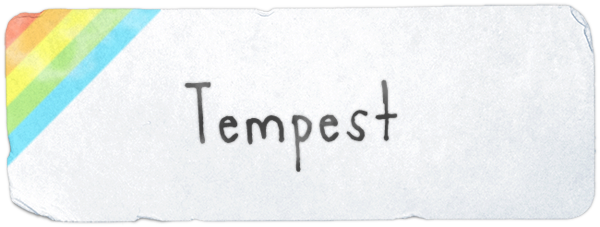
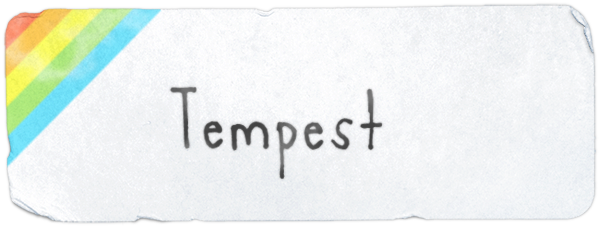
Before/after of a 600 x 227 layered artwork. What changed in the layer stack:
renamed "Layer 3 copy" to "Color Stripes", opacity 90% → 87% over 4, 8, 161, 167
renamed "Layer 6" to "Fading Clipping Layer", painted on it over 4, 6, 592, 221
renamed "Tempest" to "Tempest Text", painted on it over 168, 78, 398, 180
renamed "Tempest copy 2" to "Tempest Text Blur", painted on it over 168, 78, 400, 182
renamed "Layer 2" to "Wrinkle Accent", showed it, opacity 40% → 45%, blend normal → linear burn, moved it above "Label", painted on it over 4, 6, 596, 221
renamed "Layer 0" to "Label", painted on it over 4, 6, 596, 221
